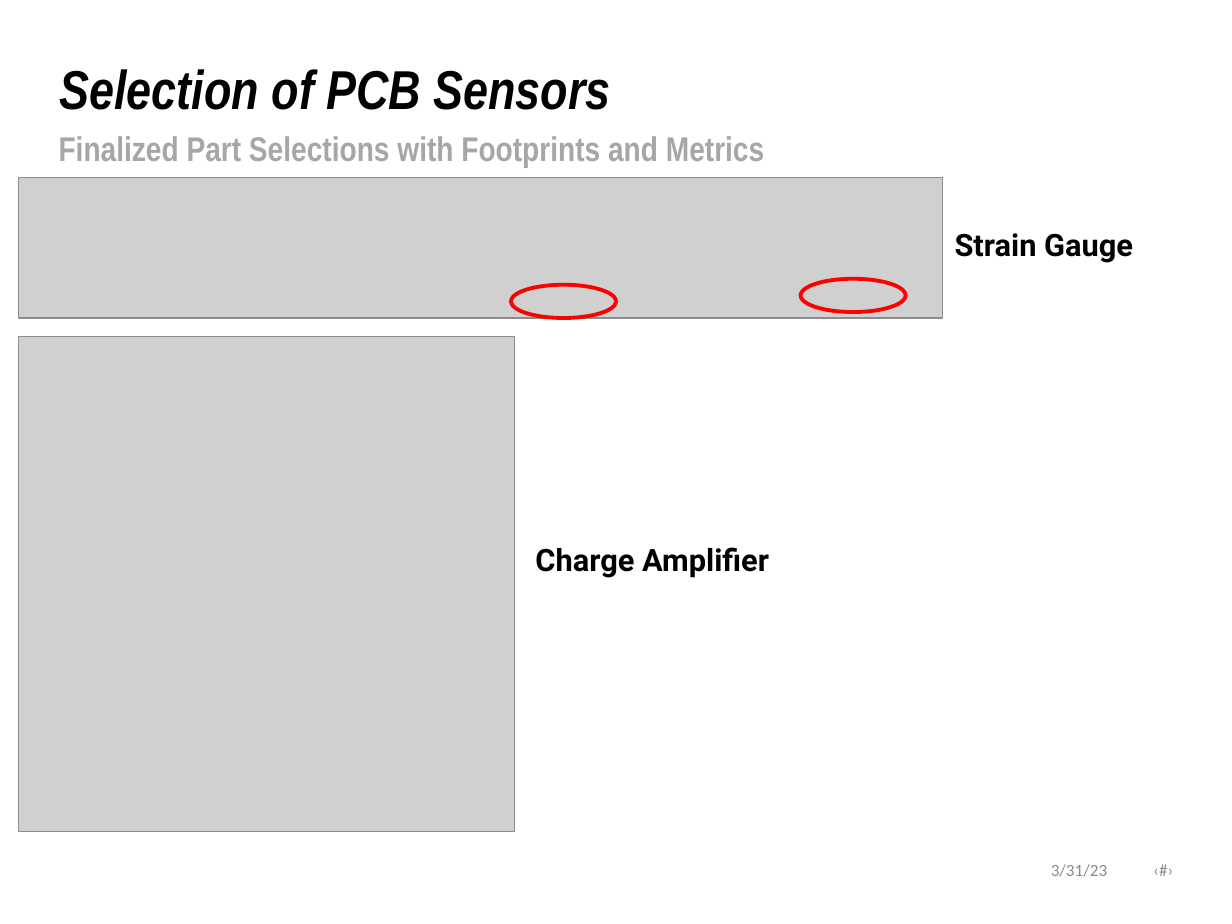
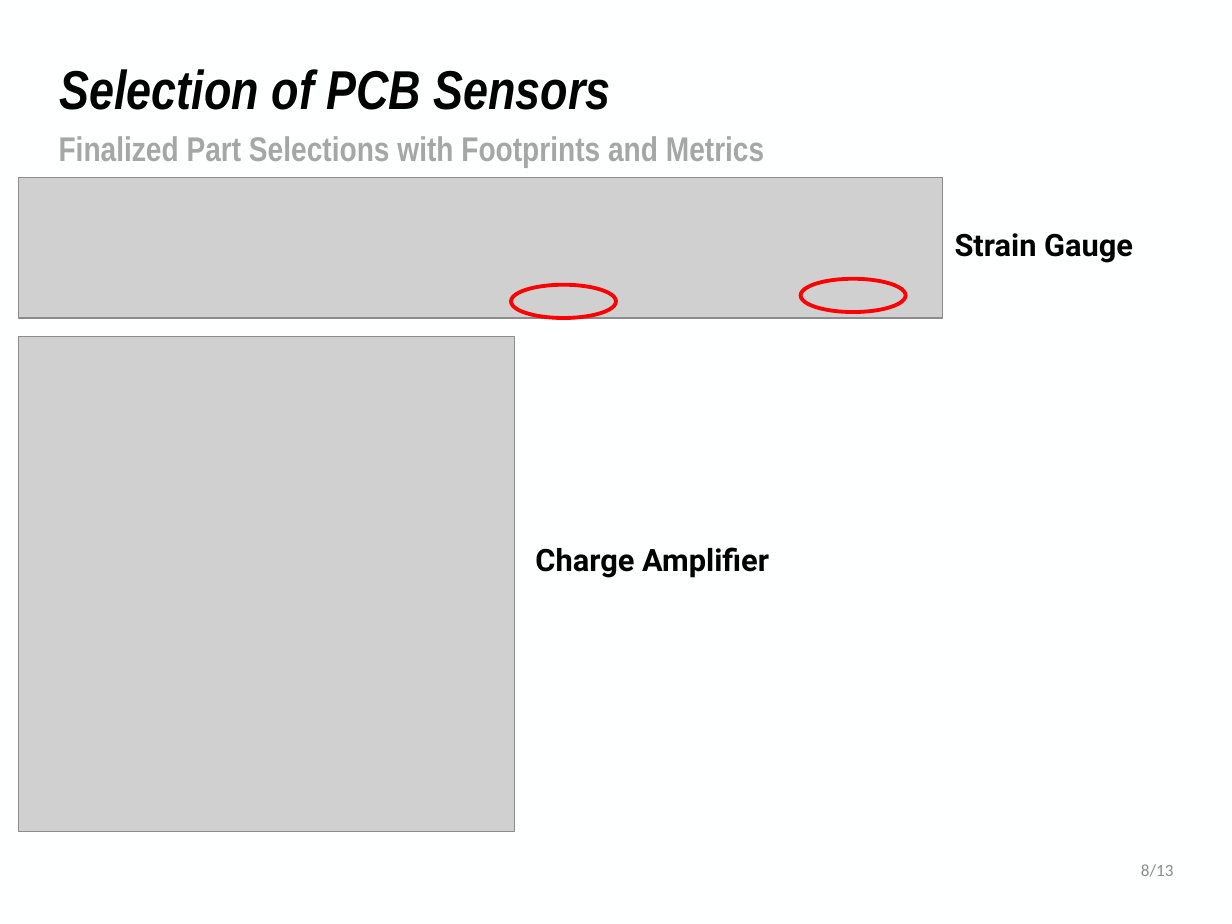
Before and after one commit to NHuang58/Biomedical_Device_PCB, a slide deck: slide 8 of Documentation/Slides/Week_15.pptx. Drawn at 1232x924 pixels with LibreOffice and Linux fonts; fonts in the diff are those of the drawing; grey boxes stand for pictures; background and template pictures are left out. Boxes give left, top, right and bottom in pixels: in the first picture for what was removed or moved away, otherwise in the second. Text is boxed around its words. In the diff, an @@ line names an element or a change of style, - is before the commit and + after.

```diff
--- a/Documentation/Slides/Week_15.pptx
+++ b/Documentation/Slides/Week_15.pptx
@@ text at box(1141, 864, 1174, 877): text changed @@
-3/31/23 ‹#›
+8/13
```
Also in this commit, not shown: 11 other slides changed, 4 other files.
